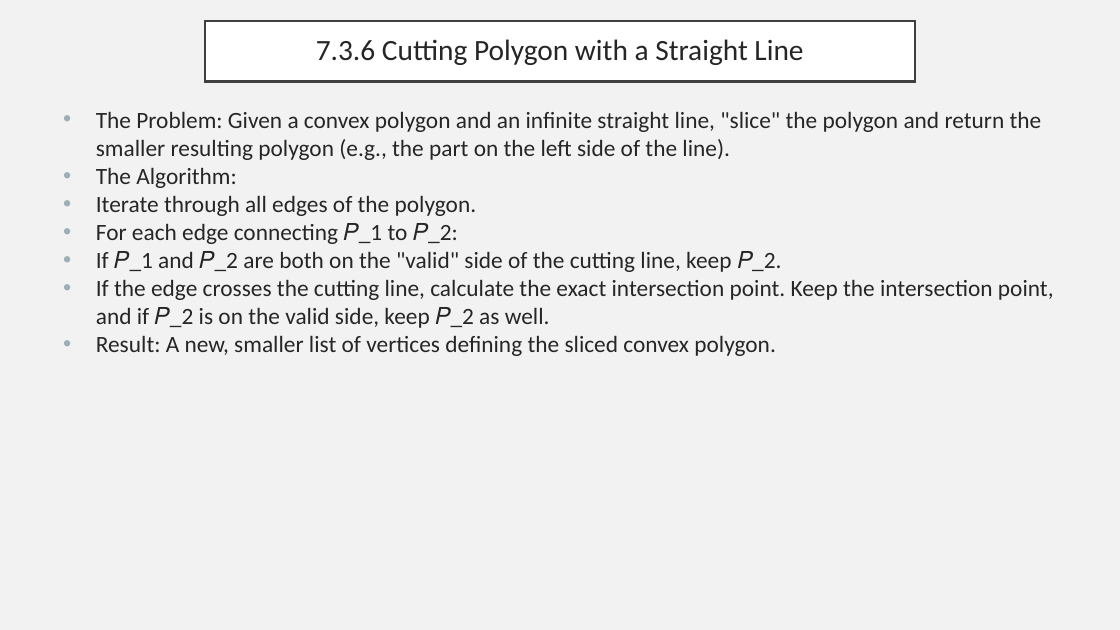
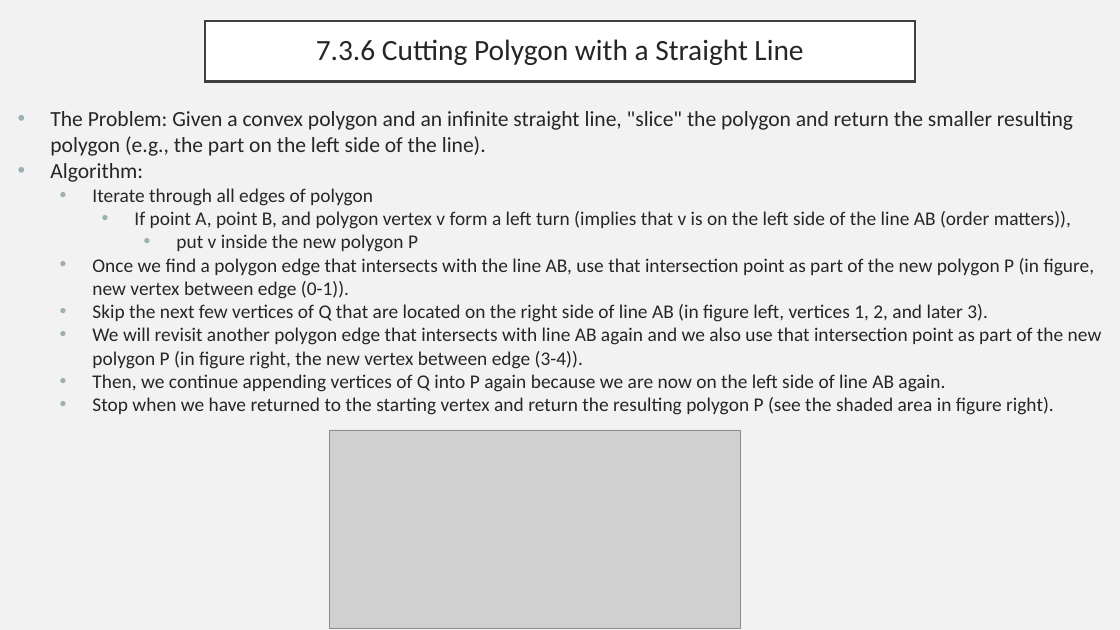
Before and after one commit to ryan-pelchat/competitive-programming-bootcamp-summer-2026, a slide deck: slide 15 of slides/day5_slides.pptx (slide 18 before the commit). Drawn at 1120x630 pixels with LibreOffice and Linux fonts; fonts in the diff are those of the drawing; grey boxes stand for pictures. Boxes give left, top, right and bottom in pixels: in the first picture for what was removed or moved away, otherwise in the second. Text is boxed around its words. In the diff, an @@ line names an element or a change of style, - is before the commit and + after.

```diff
--- a/slides/day5_slides.pptx
+++ b/slides/day5_slides.pptx
@@ text "The Problem: Given a convex ...": place and size @@
-text "The Problem: Given a convex ..." at [96,111,1054,356]
+text "The Problem: Given a convex ..." at [50,111,1102,415]
@@ text at [50,111,1073,156]: size 20 to 18.5 pt in "The Problem: Given a convex polygon and ..." @@
@@ text at [50,163,1102,415]: text changed; size 20 to 16.6 pt @@
-• The Algorithm:
-• Iterate through all edges of the polygon.
-• For each edge connecting 𝑃_1 to 𝑃_2:
-• If 𝑃_1 and 𝑃_2 are both on the "valid" side of the cutting line, keep 𝑃_2.
-• If the edge crosses the cutting line, calculate the exact intersection point. Keep the intersection point, and if 𝑃_2 is on the valid side, keep 𝑃_2 as well.
-• Result: A new, smaller list of vertices defining the sliced convex polygon.
+• Algorithm:
+  • Iterate through all edges of polygon
+    • If point A, point B, and polygon vertex v form a left turn (implies that v is on the left side of the line AB (order matters)),
+      • put v inside the new polygon P
+  • Once we find a polygon edge that intersects with the line AB, use that intersection point as part of the new polygon P (in figure, new vertex between edge (0-1)).
+  • Skip the next few vertices of Q that are located on the right side of line AB (in figure left, vertices 1, 2, and later 3).
+  • We will revisit another polygon edge that intersects with line AB again and we also use that intersection point as part of the new polygon P (in figure right, the new vertex between edge (3-4)).
+  • Then, we continue appending vertices of Q into P again because we are now on the left side of line AB again.
+  • Stop when we have returned to the starting vertex and return the resulting polygon P (see the shaded area in figure right).
@@ picture added at [330,430,741,628] @@
```
Also in this commit, not shown: 7 other slides changed, 8 slides added, 7 slides removed, 12 other files.
